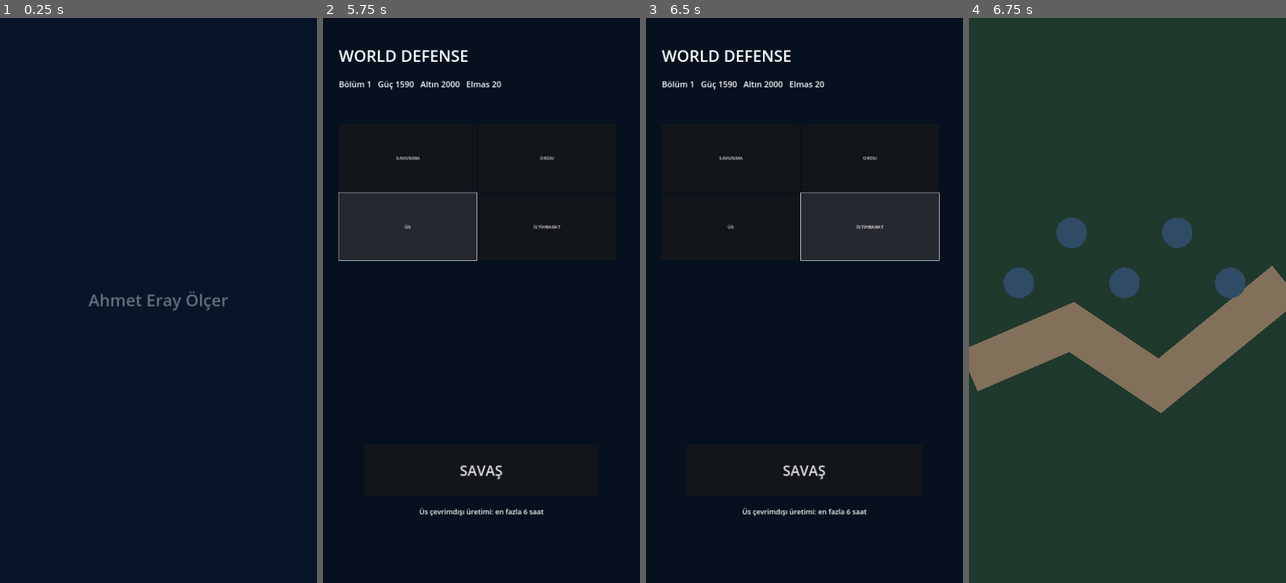
Above: before the commit, frames 1-4 (left to right).
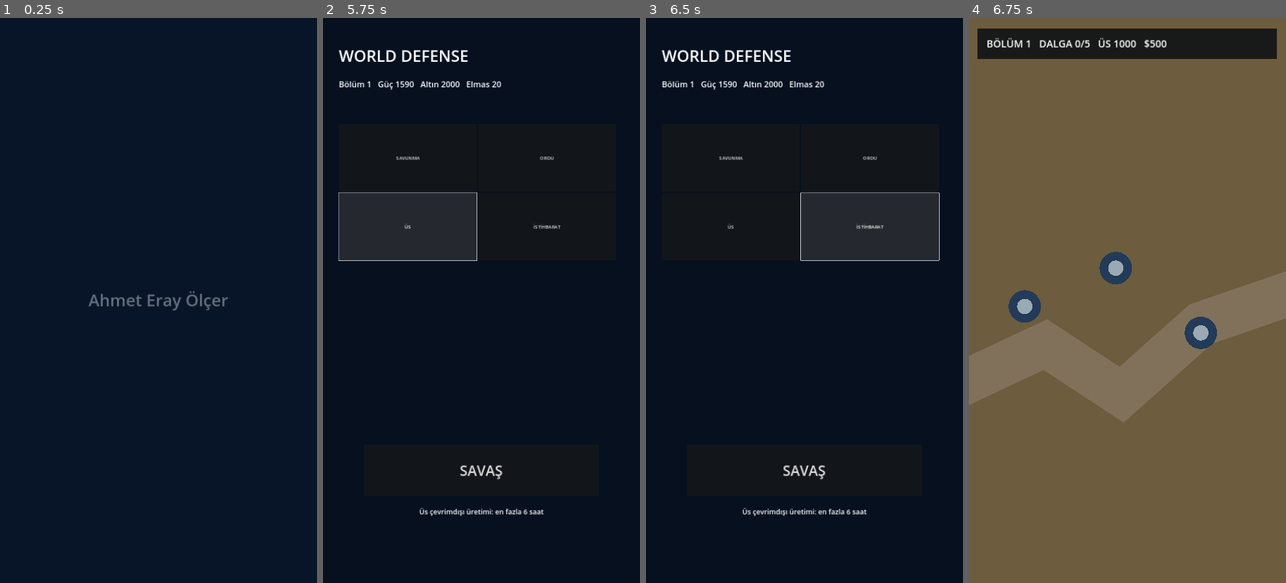
Above: after the commit, the same moments.

Repository: olcereray2-ship-it/world-defense
Game: Godot game, scene res://scenes/Boot.tscn
The game is run twice, just before and just after one commit, with the same random seed, the same clock (stepped at 60 frames per second) and the same inputs.
Inputs:
- Up to frame 1 (0.25 s): no input
- Up to frame 2 (5.75 s): click "SAVUNMA" at 3.5 s; click "ORDU" at 4.25 s; click "ÜS" at 5 s
- Up to frame 3 (6.5 s): click "İSTİHBARAT" at 5.75 s
- Up to frame 4 (6.75 s): click "SAVAŞ" at 6.5 s

Frames 1-3 are identical in both runs. In frame 4, 94% of the frame differs, in the area x 0-100%, y 0-100%.

Commit message:
Integrate playable scripts/battle.gd

Diff:
--- a/scripts/battle.gd
+++ b/scripts/battle.gd
@@ -1,17 +1,82 @@
 extends Node2D
-var wave:=1
-var enemies_alive:=0
-var elapsed:=0.0
-func _ready(): queue_redraw()
+var wave:=0
+var wave_time:=0.0
+var base_hp:=1000.0
+var credits:=500
+var enemies:Array=[]
+var bullets:Array=[]
+var towers=[Vector2(190,980),Vector2(500,850),Vector2(790,1070)]
+var path=PackedVector2Array([Vector2(-60,1260),Vector2(260,1110),Vector2(520,1280),Vector2(790,1040),Vector2(1140,920)])
+var finished:=false
+var stage:Dictionary
+func _ready():
+ stage=StageGenerator.stage_data(GameState.stage)
+ queue_redraw()
 func _process(delta):
-    elapsed+=delta
-    if elapsed>5.0 and wave<=5:
-        enemies_alive=6+wave*3
-        elapsed=0.0
-        wave+=1
-        queue_redraw()
+ if finished:return
+ wave_time+=delta
+ if wave<5 and wave_time>=4.0:
+  wave+=1; wave_time=0.0; _spawn_wave()
+ _move_enemies(delta); _fire(delta)
+ if wave==5 and enemies.is_empty() and wave_time>2.0:_victory()
+ queue_redraw()
+func _spawn_wave():
+ var budget=StageGenerator.wave_budget(StageGenerator.threat(GameState.stage,GameState.power()),wave)
+ var count=clamp(5+wave*3+GameState.stage/8,8,36)
+ var hp=max(65.0,float(budget)/float(count)*0.9)
+ for i in count:
+  enemies.append({"p":path[0]-Vector2(i*24,0),"seg":0,"hp":hp,"max":hp,"speed":65.0+wave*7.0+(i%4)*4.0,"air":wave>=3 and i%7==0})
+func _move_enemies(delta):
+ for e in enemies.duplicate():
+  if e.air:
+   e.p=e.p.move_toward(Vector2(540,1450),e.speed*delta)
+   if e.p.distance_to(Vector2(540,1450))<25:_hit_base(e,34)
+  else:
+   var n=int(e.seg)+1
+   if n>=path.size():_hit_base(e,28);continue
+   e.p=e.p.move_toward(path[n],e.speed*delta)
+   if e.p.distance_to(path[n])<10:e.seg=n
+ if base_hp<=0:_defeat()
+func _hit_base(e,dmg):
+ base_hp-=dmg
+ enemies.erase(e)
+func _fire(delta):
+ for t in towers:
+  var target=null; var dist=99999.0
+  for e in enemies:
+   var d=t.distance_to(e.p)
+   if d<330 and d<dist:target=e;dist=d
+  if target and randi()%max(1,int(9.0/max(delta*60.0,1.0)))==0:
+   target.hp-=26.0+GameState.tower_levels.machine_gun*2.5
+   bullets.append({"a":t,"b":target.p,"life":0.08})
+   if target.hp<=0: enemies.erase(target);credits+=8
+ for b in bullets.duplicate():
+  b.life-=delta
+  if b.life<=0:bullets.erase(b)
+func _victory():
+ finished=true
+ var r=Progression.stage_reward(GameState.stage)
+ GameState.gold+=r.gold;GameState.xp+=r.xp;GameState.gems+=r.gems
+ GameState.battle_history.append({"dominant":"tower","stage":GameState.stage})
+ if GameState.battle_history.size()>10:GameState.battle_history.pop_front()
+ GameState.stage=min(250,GameState.stage+1);GameState.save_game()
+ await get_tree().create_timer(1.2).timeout;get_tree().change_scene_to_file("res://scenes/MainMenu.tscn")
+func _defeat():
+ finished=true;GameState.save_game()
+ await get_tree().create_timer(1.2).timeout;get_tree().change_scene_to_file("res://scenes/MainMenu.tscn")
 func _draw():
-    draw_rect(Rect2(0,0,1080,1920),Color("#20392d"))
-    draw_polyline(PackedVector2Array([Vector2(0,1200),Vector2(350,1050),Vector2(650,1250),Vector2(1080,900)]),Color("#82705a"),150)
-    for i in range(5):
-        draw_circle(Vector2(170+i*180,900-(i%2)*170),52,Color("#304b65"))
+ var biome={"desert":Color("#6d5c3d"),"city":Color("#39434b"),"snow":Color("#8ca4ac"),"mountain":Color("#3f5146"),"coast":Color("#386b68")}.get(stage.get("biome","desert"),Color("#20392d"))
+ draw_rect(Rect2(0,0,1080,1920),biome)
+ draw_polyline(path,Color("#81715b"),150,true)
+ if stage.get("bridge",false):
+  draw_rect(Rect2(420,1130,250,170),Color("#4a3a2c"))
+ for t in towers:
+  draw_circle(t,55,Color("#213b58"));draw_circle(t,26,Color("#9ba9b4"))
+ for e in enemies:
+  var col=Color("#a53d35") if not e.air else Color("#782f88")
+  draw_circle(e.p,24,col)
+  draw_rect(Rect2(e.p+Vector2(-25,-38),Vector2(50,5)),Color("#171717"))
+  draw_rect(Rect2(e.p+Vector2(-25,-38),Vector2(50*max(0.0,e.hp/e.max),5)),Color("#d4d86a"))
+ for b in bullets:draw_line(b.a,b.b,Color.WHITE,5)
+ draw_rect(Rect2(30,35,1020,105),Color(0.02,0.04,0.07,0.82))
+ draw_string(ThemeDB.fallback_font,Vector2(60,100),"BÖLÜM %d   DALGA %d/5   ÜS %d   $%d"%[GameState.stage,wave,int(base_hp),credits],HORIZONTAL_ALIGNMENT_LEFT,900,34,Color.WHITE)
